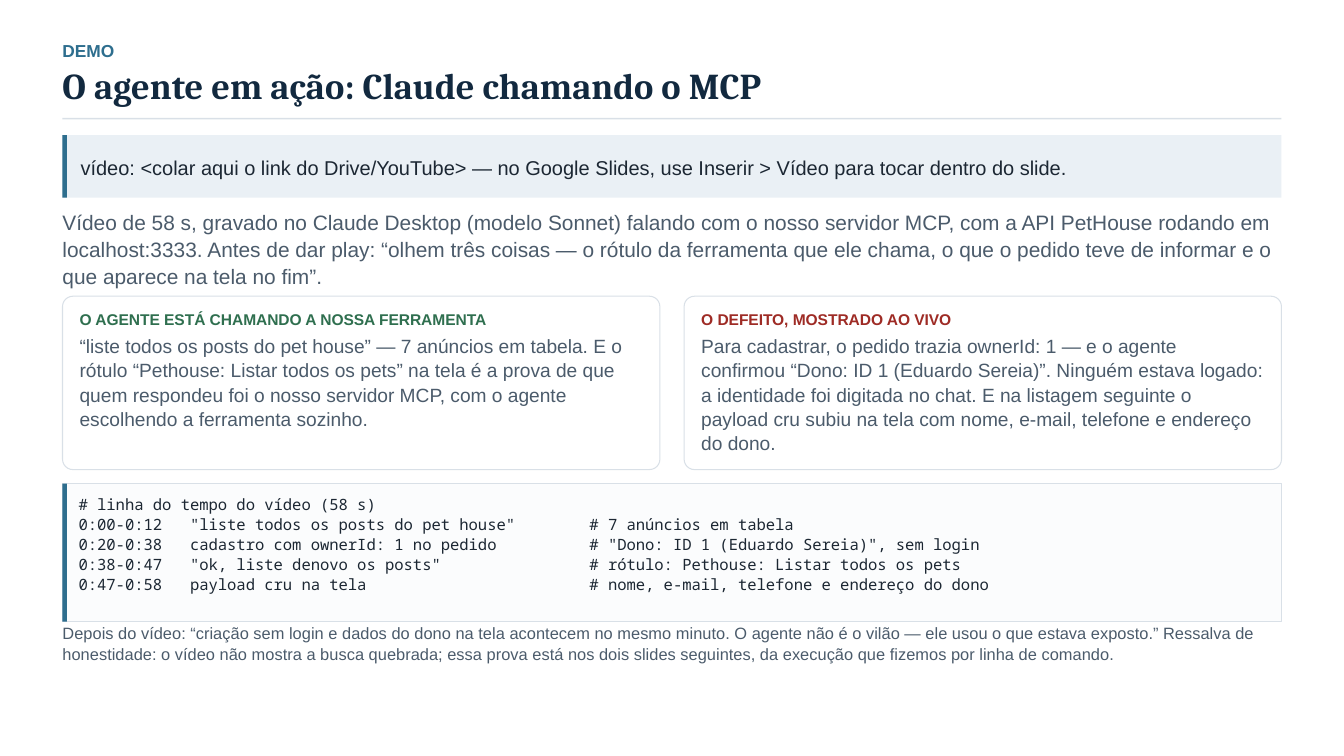
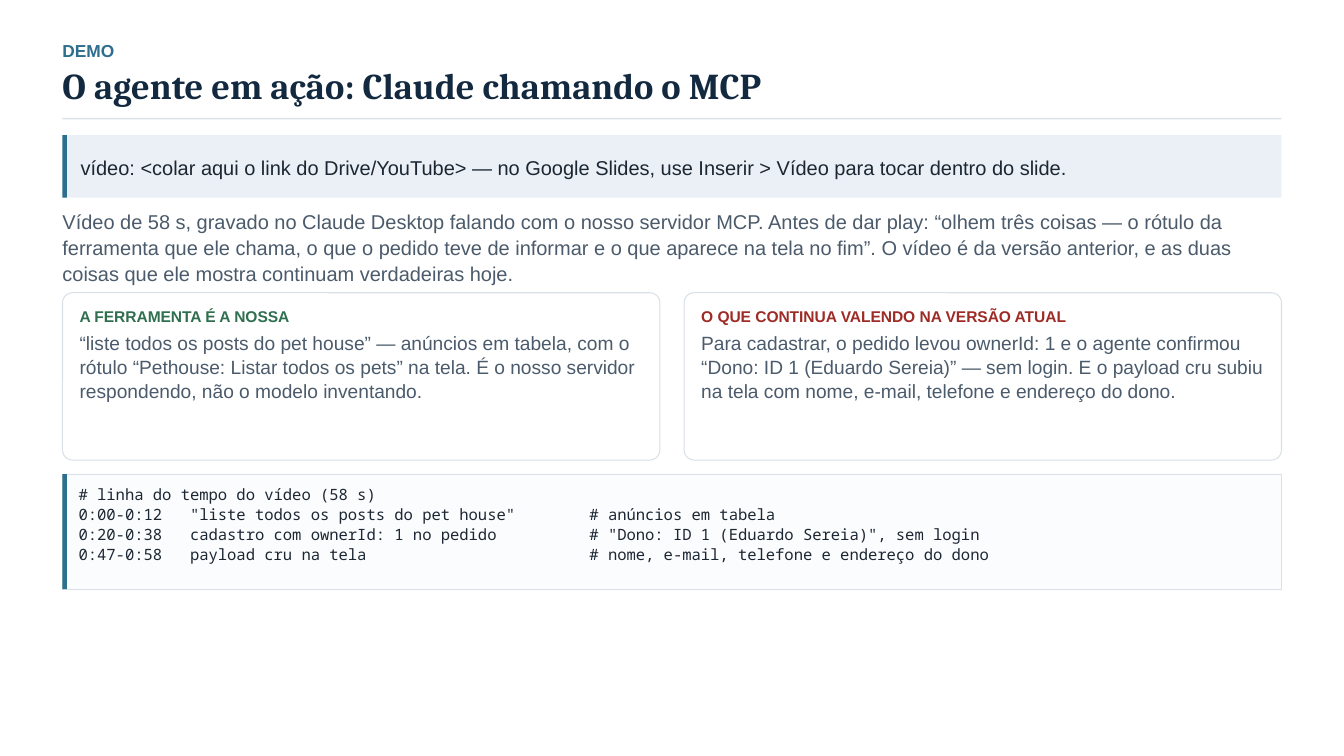
Before and after one commit to edu-correia/project-mcp-pet-adoption, a slide deck: slide 9 of docs/apresentacao-analise-pethouse-mcp.pptx (slide 8 before the commit). Drawn at 1344x756 pixels with LibreOffice and Linux fonts; fonts in the diff are those of the drawing. Boxes give left, top, right and bottom in pixels: in the first picture for what was removed or moved away, otherwise in the second. Text is boxed around its words. In the diff, an @@ line names an element or a change of style, - is before the commit and + after.

Commit message:
docs: reapresenta a analise a partir da versao com o fix (autenticacao + contrato)
- deck refeito (16 slides): o que a versao atual entrega, como foi validada e os
  insucessos que continuam (identidade por parametro, contrato da API, operacao)
- seguranca ganha peso: o fix destravou o acesso e expos 7 hashes de senha em 7
  usuarios; acao destrutiva segue sem dono e sem confirmacao
- roteiro de falas refeito para 4 pessoas sobre os 16 slides
- demo-video.md: referencias atualizadas (video e da versao anterior)

```diff
--- a/docs/apresentacao-analise-pethouse-mcp.pptx
+++ b/docs/apresentacao-analise-pethouse-mcp.pptx
@@ text at [62, 214, 1231, 285]: text changed; size 14.9 to 14.3 pt @@
-Vídeo de 58 s, gravado no Claude Desktop (modelo Sonnet) falando com o nosso servidor MCP, com a API PetHouse rodando em localhost:3333. Antes de dar play: “olhem três coisas — o rótulo da ferramenta que ele chama, o que o pedido teve de informar e o que aparece na tela no fim”.
+Vídeo de 58 s, gravado no Claude Desktop falando com o nosso servidor MCP. Antes de dar play: “olhem três coisas — o rótulo da ferramenta que ele chama, o que o pedido teve de informar e o que aparece na tela no fim”. O vídeo é da versão anterior, e as duas coisas que ele mostra continuam verdadeiras hoje.
@@ rounded rectangle: place and size @@
-rounded rectangle at [63, 296, 660, 470]
+rounded rectangle at [63, 292, 660, 460]
@@ rounded rectangle: place and size @@
-rounded rectangle at [685, 296, 1282, 470]
+rounded rectangle at [685, 292, 1282, 460]
@@ text at [80, 309, 635, 402]: text changed @@
-O AGENTE ESTÁ CHAMANDO A NOSSA FERRAMENTA
-“liste todos os posts do pet house” — 7 anúncios em tabela. E o rótulo “Pethouse: Listar todos os pets” na tela é a prova de que quem respondeu foi o nosso servidor MCP, com o agente escolhendo a ferramenta sozinho.
+A FERRAMENTA É A NOSSA
+“liste todos os posts do pet house” — anúncios em tabela, com o rótulo “Pethouse: Listar todos os pets” na tela. É o nosso servidor respondendo, não o modelo inventando.
@@ text at [701, 309, 1263, 402]: text changed @@
-O DEFEITO, MOSTRADO AO VIVO
-Para cadastrar, o pedido trazia ownerId: 1 — e o agente confirmou “Dono: ID 1 (Eduardo Sereia)”. Ninguém estava logado: a identidade foi digitada no chat. E na listagem seguinte o payload cru subiu na tela com nome, e-mail, telefone e endereço do dono.
+O QUE CONTINUA VALENDO NA VERSÃO ATUAL
+Para cadastrar, o pedido levou ownerId: 1 e o agente confirmou “Dono: ID 1 (Eduardo Sereia)” — sem login. E o payload cru subiu na tela com nome, e-mail, telefone e endereço do dono.
@@ rectangle: place and size @@
-rectangle at [63, 484, 1281, 622]
+rectangle at [63, 474, 1281, 589]
@@ rectangle: place and size @@
-rectangle at [63, 484, 67, 622]
+rectangle at [63, 474, 67, 589]
@@ text at [79, 508, 515, 524]: text changed @@
-0:00-0:12 "liste todos os posts do pet house" # 7 anúncios em tabela
+0:00-0:12 "liste todos os posts do pet house" # anúncios em tabela
@@ text "# linha do tempo do ...": place and size @@
-text "# linha do tempo do ..." at [79, 498, 989, 594]
+text "# linha do tempo do ..." at [79, 488, 989, 564]
@@ text at [79, 558, 441, 574]: paragraph removed @@
-0:38-0:47 "ok, liste denovo os posts" # rótulo: Pethouse: Listar todos os pets
@@ text removed at [62, 627, 1253, 664] @@
-Depois do vídeo: “criação sem login e dados do dono na tela acontecem no mesmo minuto. O agente não é o vilão — ele usou o que estava exposto.” Ressalva de honestidade: o vídeo não mostra a busca quebrada; essa prova está nos dois slides seguintes, da execução que fizemos por linha de comando.
```
Also in this commit, not shown: 6 other slides changed, 9 slides added, 9 slides removed, 4 other files.
